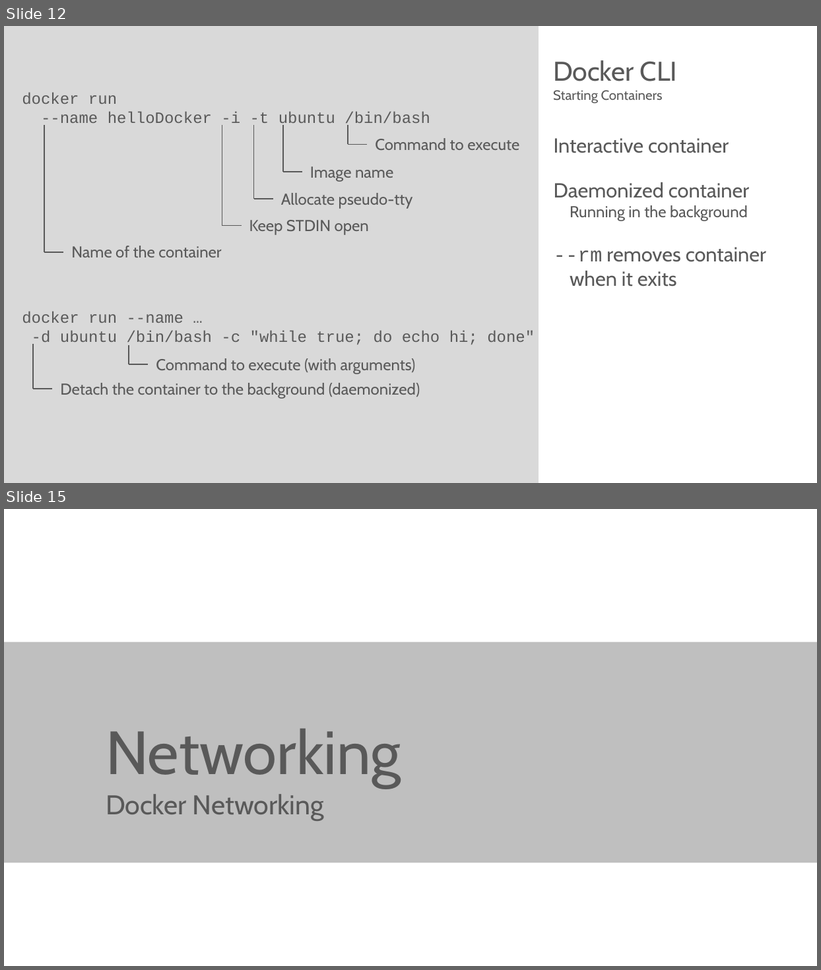
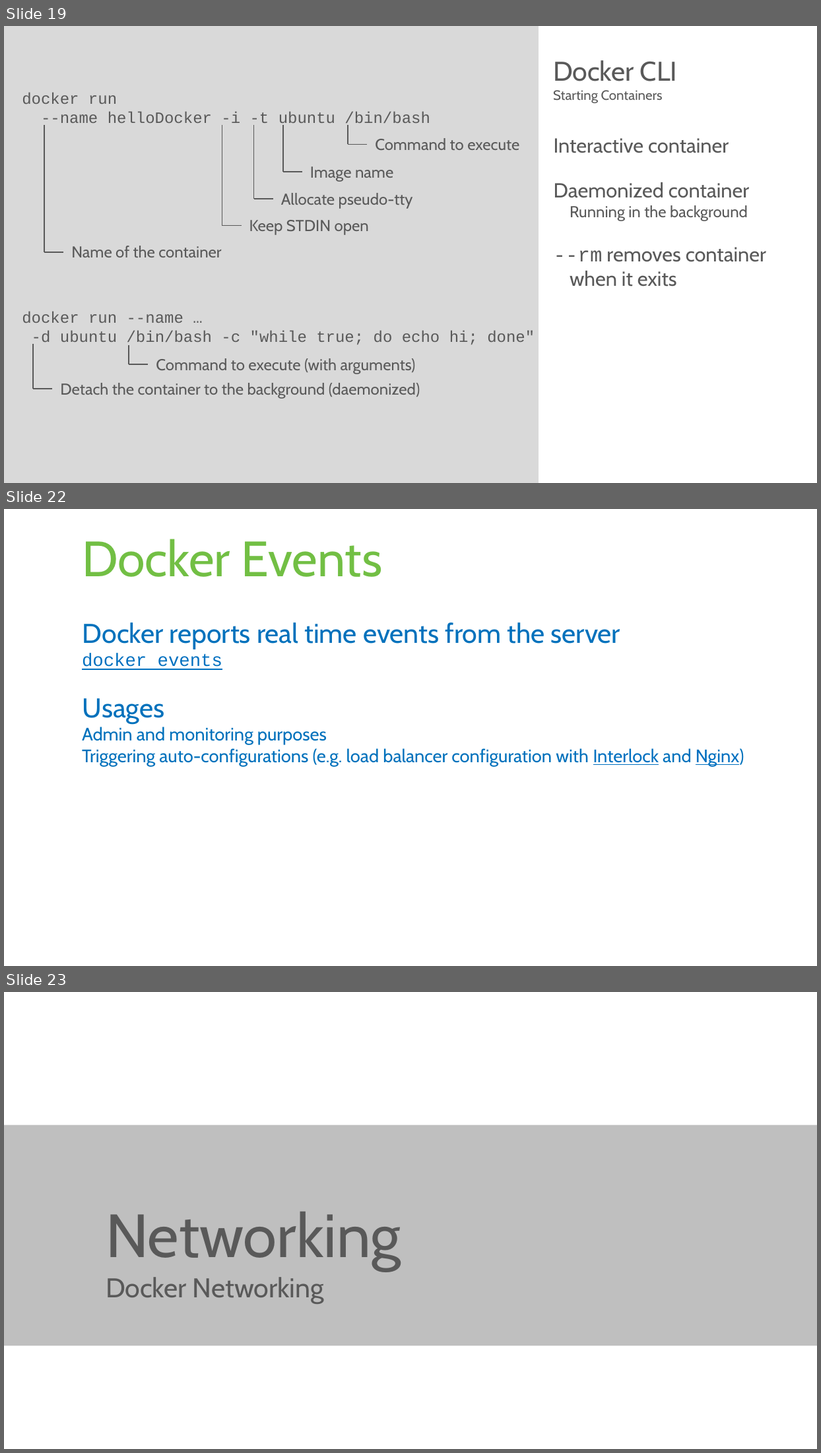
Before and after one commit to rstropek/DockerVS2015Intro, a slide deck: slides/Docker-Workshop.pptx. Shown one above the other, each under a label of ours: slides 12 and 15 before the commit, slides 19, 22 and 23 after it; the slides between them are not shown. The pictures are 821x970 and 821x1453 pixels, drawn with LibreOffice and Linux fonts; fonts in the diff are those of the drawing. Boxes give left, top, right and bottom in pixels: in the first picture for what was removed or moved away, otherwise in the second. Text is boxed around its words. In the diff, an @@ line names an element or a change of style, - is before the commit and + after.

```diff
--- a/slides/Docker-Workshop.pptx
+++ b/slides/Docker-Workshop.pptx
@@ slide 22 added at bbox=[4, 509, 817, 966], background #FFFFFF @@
@@ title added at bbox=[82, 539, 383, 577], 44 pt, text #72BF44 @@
+Docker Events
@@ text added at bbox=[82, 623, 745, 766], 16 pt, text #0071BC @@
+Docker reports real time events from the server
+  docker events
+Usages
+  Admin and monitoring purposes
+  Triggering auto-configurations (e.g. load balancer configuration with Interlock and Nginx)
@@ what was slide 12 is now slide 19 @@
@@ what was slide 15 is now slide 23 @@
```
Also in this commit, not shown: 2 slides changed, 8 other slides added, 4 other files.
